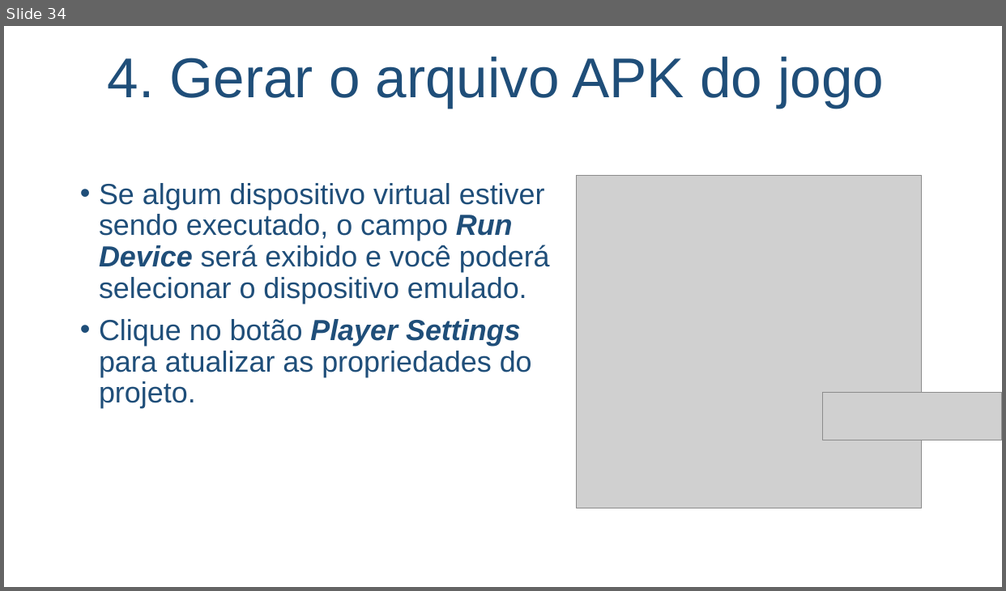
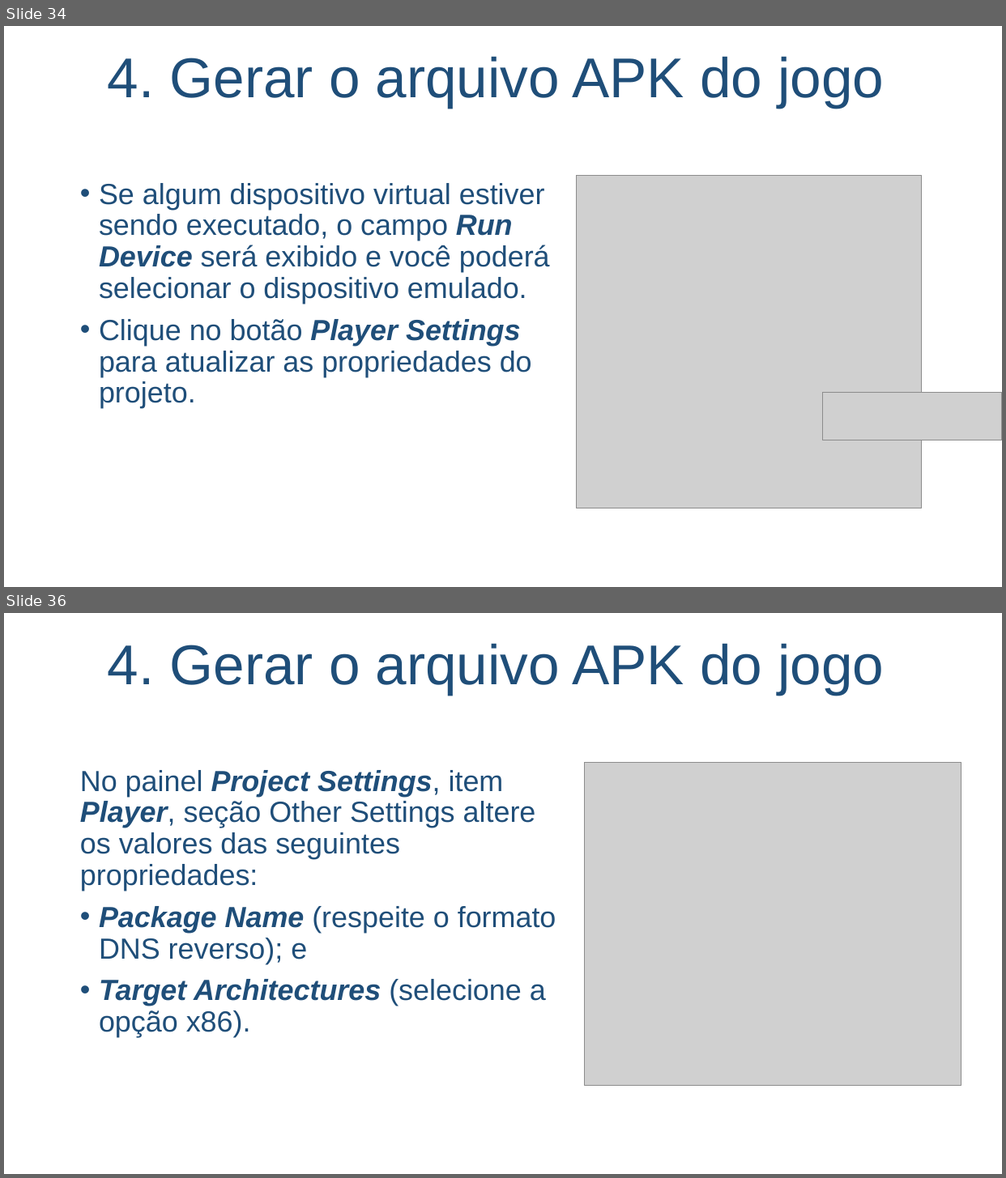
Before and after one commit to salmo-jr/public-slides, a slide deck: building-games-for-Android.pptx. Shown one above the other, each under a label of ours: slide 34 before the commit, slides 34 and 36 after it; the slides between them are not shown. The pictures are 1006x591 and 1006x1178 pixels, drawn with LibreOffice and Linux fonts; fonts in the diff are those of the drawing; grey boxes stand for pictures; background and template pictures are left out. Boxes give left, top, right and bottom in pixels: in the first picture for what was removed or moved away, otherwise in the second. Text is boxed around its words. In the diff, an @@ line names an element or a change of style, - is before the commit and + after.

```diff
--- a/building-games-for-Android.pptx
+++ b/building-games-for-Android.pptx
@@ slide 36 added at box(4, 613, 1002, 1174), background picture (left out) @@
@@ text added at box(108, 643, 884, 695), 54 pt, text #1F4E79 @@
+4. Gerar o arquivo APK do jogo
@@ text added at box(80, 770, 556, 1037), 28 pt, text #1F4E79 @@
+No painel Project Settings, item Player, seção Other Settings altere os valores das seguintes propriedades:
+• Package Name (respeite o formato DNS reverso); e
+• Target Architectures (selecione a opção x86).
@@ picture added at box(584, 763, 961, 1086) @@
```
Also in this commit, not shown: 2 slides changed, 1 other slide added, 1 slide removed.
